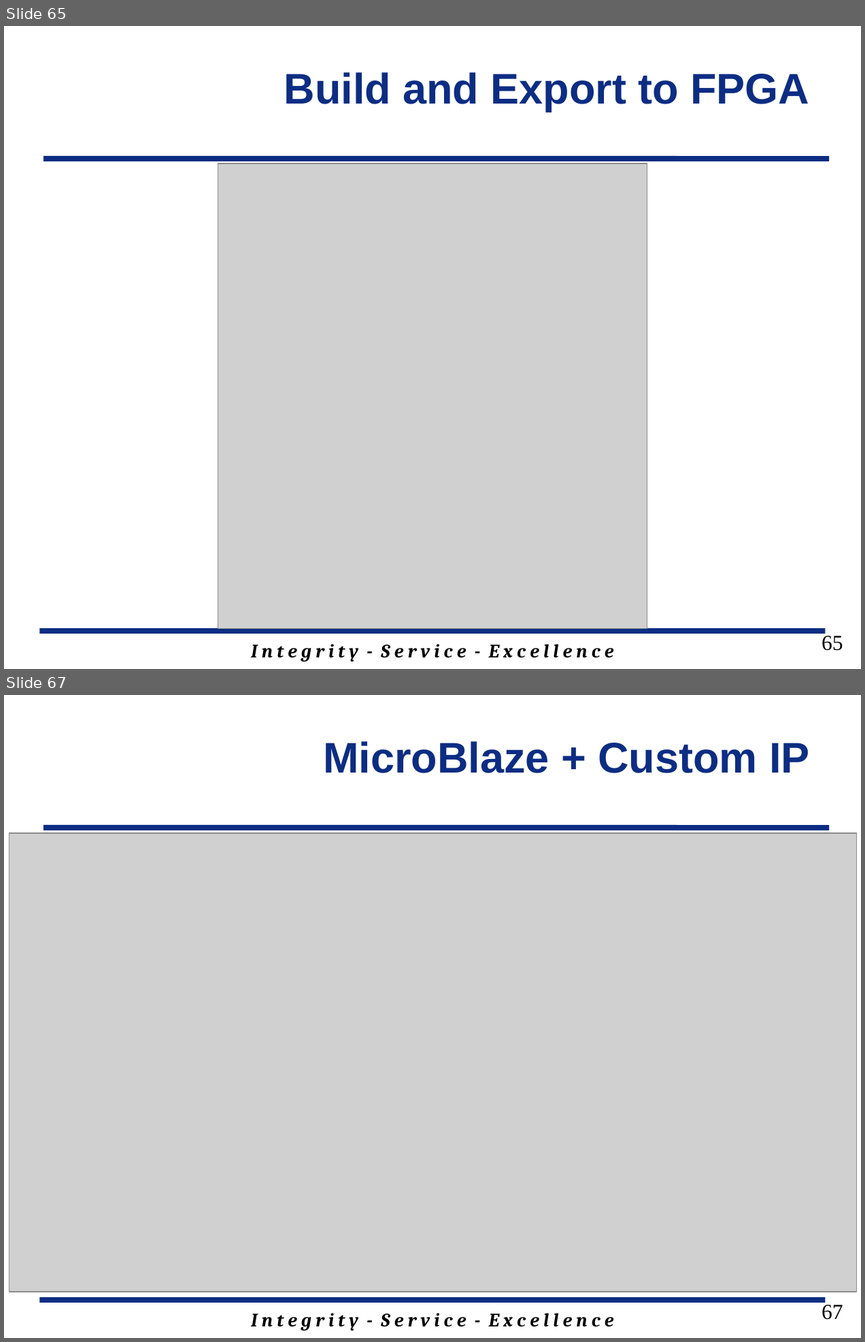
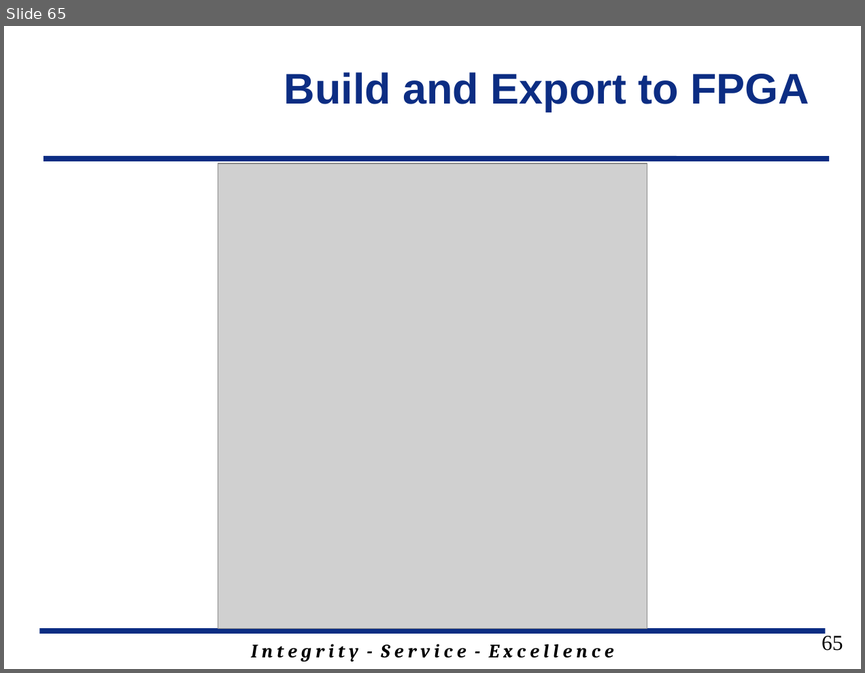
Before and after one commit to GeorgeYork/ECE383_web, a slide deck: lecture/slides/ECE_383_Lec18_2018.pptx. Shown one above the other, each under a label of ours: slides 65 and 67 before the commit, slide 65 after it; the slides between them are not shown. The pictures are 865x1342 and 865x673 pixels, drawn with LibreOffice and Linux fonts; fonts in the diff are those of the drawing; grey boxes stand for pictures; background and template pictures are left out. Boxes give left, top, right and bottom in pixels: in the first picture for what was removed or moved away, otherwise in the second. Text is boxed around its words. In the diff, an @@ line names an element or a change of style, - is before the commit and + after.

```diff
--- a/lecture/slides/ECE_383_Lec18_2018.pptx
+++ b/lecture/slides/ECE_383_Lec18_2018.pptx
@@ slide 67 removed at [4,695,861,1338], background #FFFFFF; not listed: 3 template elements that a slide beside it also shows @@
@@ title removed at [323,741,809,773] @@
-MicroBlaze + Custom IP
@@ picture removed at [9,833,857,1291] @@
@@ page number removed at [821,1302,842,1319] @@
-67
```
Also in this commit, not shown: 6 slides changed, 2 slides added.
